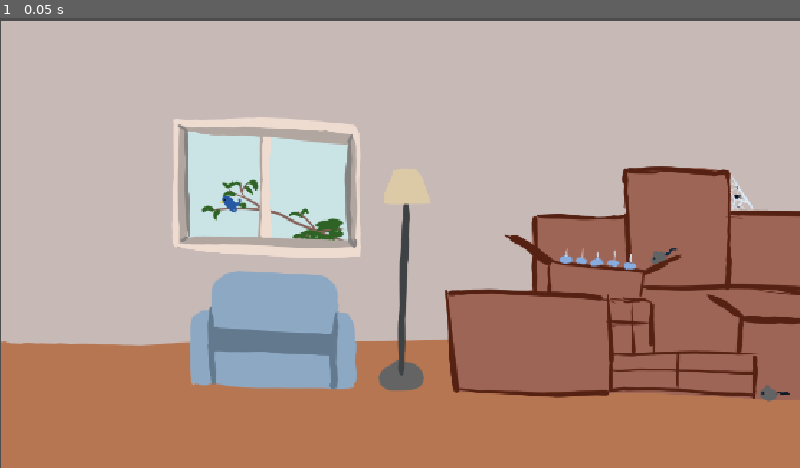
Above: before the commit, frame 1.
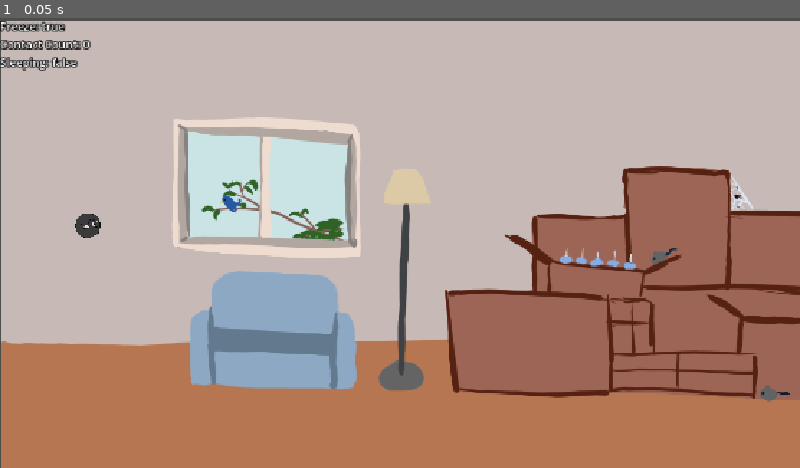
Above: after the commit, the same moment.

Repository: ecleaver/GoDot-GameCourse
Game: Godot game, scene res://Scenes/Background/level_base.tscn
The game is run twice, just before and just after one commit, with the same random seed, the same clock (stepped at 60 frames per second) and the same inputs. The project has no main scene, so this scene is started directly.
Inputs:
- Up to frame 1 (0.05 s): no input

The runs differ from the first frame. In frame 1, 0.6% of the frame differs, in the area x 0-13%, y 0-49%.

Commit message:
Added secen

Diff:
--- a/rigibody-2d/Scenes/Background/level_base.tscn
+++ b/rigibody-2d/Scenes/Background/level_base.tscn
@@ -1,9 +1,13 @@
 [gd_scene format=3 uid="uid://dl18kok8jdr17"]
 
 [ext_resource type="Texture2D" uid="uid://cp3slwfr52upc" path="res://Assets/Backgrounds/Level Background.png" id="1_dq6w3"]
+[ext_resource type="PackedScene" uid="uid://b6ese0egpxuk5" path="res://Scenes/Cat/cat.tscn" id="2_mphqb"]
 
 [node name="LevelBase" type="Node" unique_id=734545460]
 
 [node name="Background2d" type="Sprite2D" parent="." unique_id=2056300623]
 position = Vector2(579, 328)
 texture = ExtResource("1_dq6w3")
+
+[node name="Cat" parent="Background2d" unique_id=931702650 instance=ExtResource("2_mphqb")]
+position = Vector2(-453, -29)
--- /dev/null
+++ b/rigibody-2d/Scenes/Cat/cat.gd
@@ -0,0 +1,15 @@
+class_name Cat
+
+extends RigidBody2D
+@onready var debugging_label: Label = $"Debugging Label"
+
+
+# Called when the node enters the scene tree for the first time.
+func _ready() -> void:
+	pass # Replace with function body.
+
+
+# Called every frame. 'delta' is the elapsed time since the previous frame.
+func _process(delta: float) -> void:
+	debugging_label.text = Test.test_phyiscs(get_contact_count(), freeze, sleeping)
+	pass
--- a/rigibody-2d/Scenes/Cat/cat.tscn
+++ b/rigibody-2d/Scenes/Cat/cat.tscn
@@ -1,3 +1,41 @@
 [gd_scene format=3 uid="uid://b6ese0egpxuk5"]
 
+[ext_resource type="Texture2D" uid="uid://cb112qj1xf1sp" path="res://Assets/player/Cat.png" id="1_3q6nn"]
+[ext_resource type="Script" uid="uid://7xpvp0ho7a3h" path="res://Scenes/Cat/cat.gd" id="1_i0txa"]
+[ext_resource type="AudioStream" uid="uid://bfk8rbvl7ludl" path="res://Assets/audio/kick_wood.ogg" id="2_dpdie"]
+[ext_resource type="AudioStream" uid="uid://cdadpefg3ft6i" path="res://Assets/audio/catapult.ogg" id="3_i0txa"]
+[ext_resource type="AudioStream" uid="uid://c27x36o6l2f5w" path="res://Assets/audio/stretch2.ogg" id="4_kvel3"]
+
+[sub_resource type="CircleShape2D" id="CircleShape2D_soqr3"]
+radius = 19.026299
+
 [node name="Cat" type="RigidBody2D" unique_id=931702650]
+input_pickable = true
+freeze = true
+contact_monitor = true
+script = ExtResource("1_i0txa")
+
+[node name="Debugging Label" type="Label" parent="." unique_id=2115755553]
+top_level = true
+offset_right = 40.0
+offset_bottom = 23.0
+size_flags_horizontal = 0
+size_flags_vertical = 0
+theme_override_constants/outline_size = 6
+
+[node name="CatSprit" type="Sprite2D" parent="." unique_id=1880768459]
+scale = Vector2(0.15, 0.15)
+texture = ExtResource("1_3q6nn")
+
+[node name="CatCollision" type="CollisionShape2D" parent="." unique_id=909811408]
+position = Vector2(1, -5.9604645e-08)
+shape = SubResource("CircleShape2D_soqr3")
+
+[node name="KickSound" type="AudioStreamPlayer2D" parent="." unique_id=2035062481]
+stream = ExtResource("2_dpdie")
+
+[node name="LaunchSound" type="AudioStreamPlayer2D" parent="." unique_id=1171786836]
+stream = ExtResource("3_i0txa")
+
+[node name="StretchSound" type="AudioStreamPlayer2D" parent="." unique_id=1530572187]
+stream = ExtResource("4_kvel3")
--- a/rigibody-2d/Scenes/TestRB/cat.gd
+++ b/rigibody-2d/Scenes/TestRB/cat.gd
@@ -1,5 +1,6 @@
 extends RigidBody2D
 @onready var label: Label = $Label
+@onready var cat: Cat = $"."
 
 func _unhandled_input(event: InputEvent) -> void:
 	if event.is_action("ui_down"):
@@ -8,11 +9,7 @@
 
 # Called every frame. 'delta' is the elapsed time since the previous frame.
 func _process(delta: float) -> void:
-	label.text = "Freeze:%s\nContactCount:%d\nSleeping%s" %[
-		freeze,
-		get_contact_count(),
-		sleeping
-	]
+	label.text = Test.test_phyiscs(get_contact_count(), freeze, sleeping)
 	pass
 
 
--- /dev/null
+++ b/rigibody-2d/Scripts/Globals/Test.gd
@@ -0,0 +1,23 @@
+extends Node
+
+
+# Called when the node enters the scene tree for the first time.
+func _ready() -> void:
+	pass # Replace with function body.
+
+
+# Called every frame. 'delta' is the elapsed time since the previous frame.
+func _process(delta: float) -> void:
+	pass
+
+func test_phyiscs(count : int, freeze: bool, sleeping: bool)->String:
+	return "Freeze: %s\nContact Count: %d\nSleeping: %s" %[
+		freeze,
+		count,
+		sleeping
+	]
+	pass
+
+
+func test_value(test : String, value)->void:
+	print(test, value)
--- a/rigibody-2d/project.godot
+++ b/rigibody-2d/project.godot
@@ -14,6 +14,10 @@
 config/features=PackedStringArray("4.7", "Mobile")
 config/icon="res://icon.svg"
 
+[autoload]
+
+Test="*uid://bif44t4fx2vcg"
+
 [display]
 
 window/stretch/mode="canvas_items"
Not shown, added: rigibody-2d/Scenes/Cat/cat.gd.uid
Not shown, added: rigibody-2d/Scripts/Globals/Test.gd.uid
